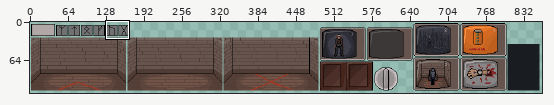
One commit to this sprite sheet: assets/secondFloor.png. The picture above shows the old version from afar; the outline marks the close-up.
Close-up. The starting point:
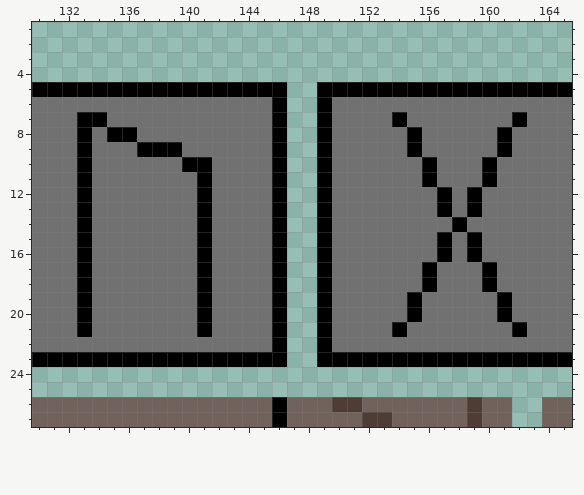
The file is 1024x128 pixels. Colours within 5 levels of each other are drawn and written as one. Shown: x 130..165, y 1..27. The wide view leaves out empty margins.
Once edited:
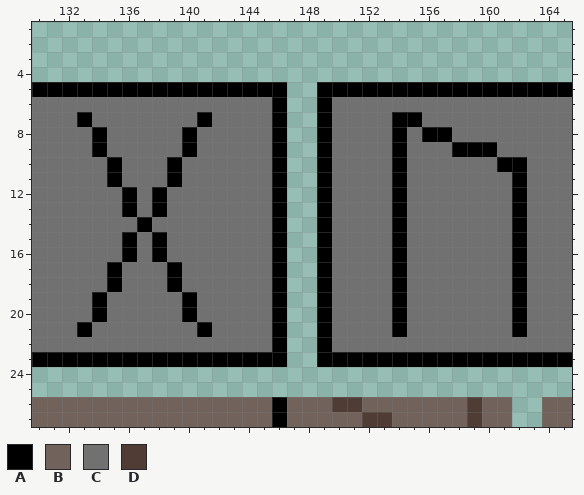
Palette (. is transparent): A #000000  B #71625c  C #717171  D #4f3d35
What changed:
Changed rows in their new state; - is an unchanged pixel.
first column x 133:
 7 -C------A-------------A------C
 8 CACC---A-------------ACAA---C-
 9 CA--CCCA-------------AC--AAAC-
10 C-A---ACC------------A-C---CAA
11 C-A---A-C------------A-C---C-A
12 C--A-A--C------------A--C-C--A
13 C--A-A--C------------A--C-C--A
14 C---A---C------------A---C---A
15 C--A-A--C------------A--C-C--A
16 C--A-A--C------------A--C-C--A
17 C-A---A-C------------A-C---C-A
18 C-A---A-C------------A-C---C-A
19 CA-----AC------------AC-----CA
20 CA-----AC------------AC-----CA
Where, in picture pixels (left, top, right, bottom), the same in both close-ups:
changed: (77, 112, 212, 322)
changed: (392, 112, 527, 322)
